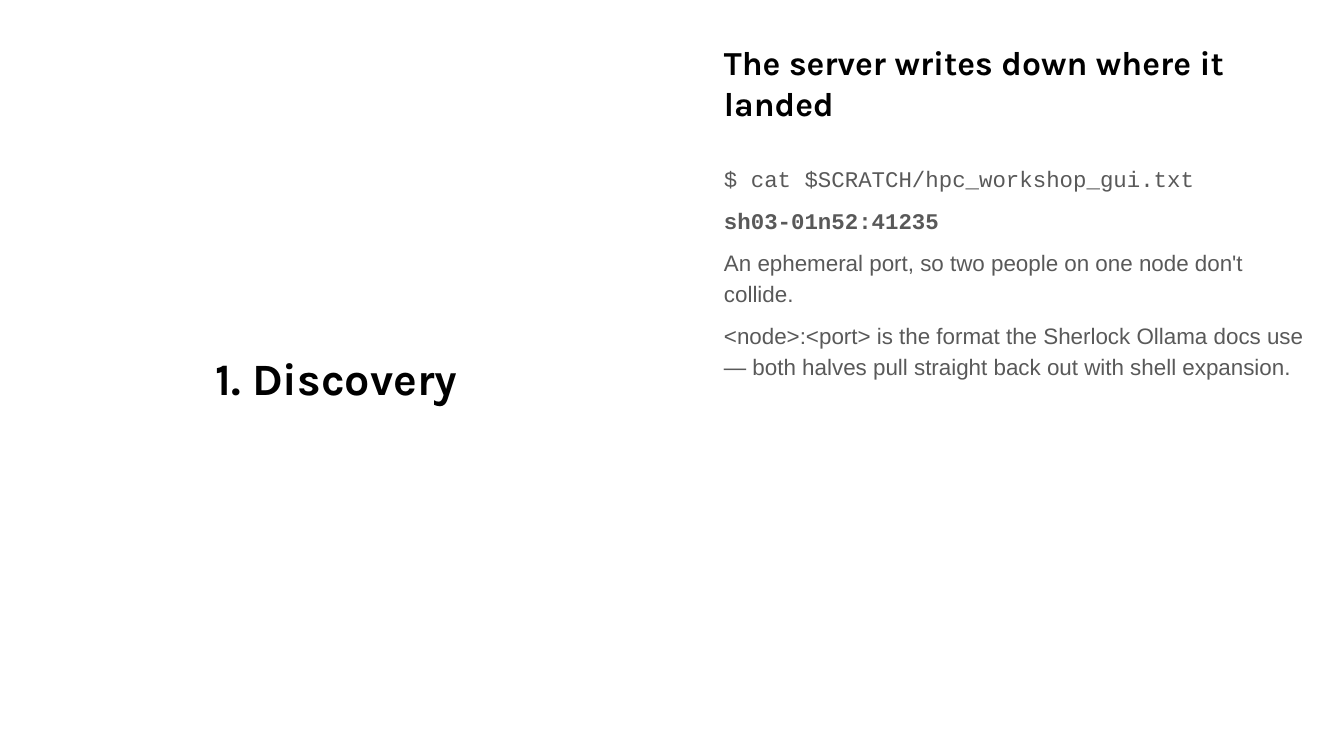
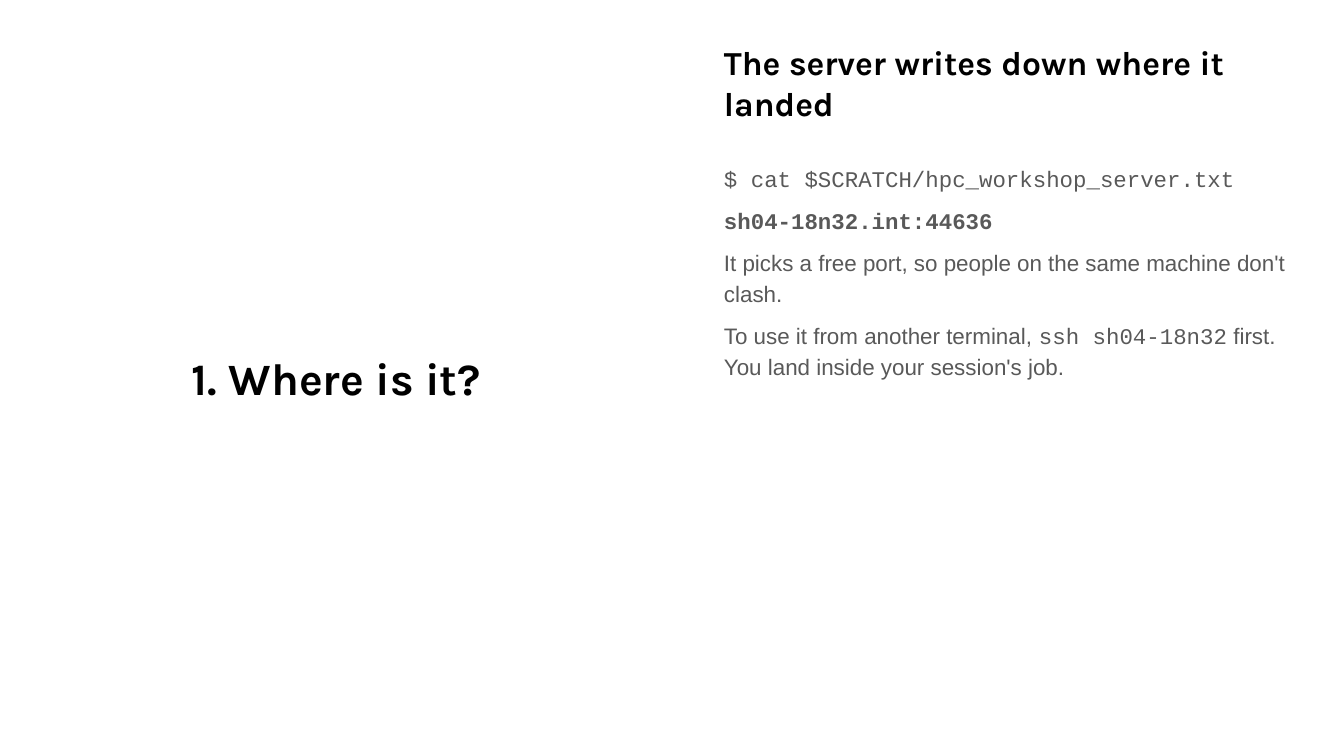
Before and after one commit to stanford-rc/hpc-server-workshop, a slide deck: slide 4 of HPC-Server-Workshop.pptx. Drawn at 1344x756 pixels with LibreOffice and Linux fonts; fonts in the diff are those of the drawing; background and template pictures are left out. Boxes give left, top, right and bottom in pixels: in the first picture for what was removed or moved away, otherwise in the second. Text is boxed around its words. In the diff, an @@ line names an element or a change of style, - is before the commit and + after.

Commit message:
use accurate models and rebuild the slides for the tested process
- Ollama default is gemma3:4b from Sherlock's model library on Oak: the only
  candidate that fit a GPU slice and answered all three test questions
  correctly (llama3.2:3b and phi4-mini each got one wrong)
- the transformers server uses Qwen/Qwen2.5-1.5B-Instruct from the shared
  cache, loaded in half precision, with each prompt sent as a chat message;
  it returns only the reply, so the clients no longer trim the prompt
- Tier 2 README: how to list Sherlock's Ollama models, and a "compare a
  smaller model" exercise using the wrong answers seen in testing
- slides rebuilt from fill.py on the SRC template to match the READMEs:
  sh_dev sessions, address file, token, one-line tunnel, Claude Code module

```diff
--- a/HPC-Server-Workshop.pptx
+++ b/HPC-Server-Workshop.pptx
@@ text at box(724, 171, 1285, 380): text changed @@
-$ cat $SCRATCH/hpc_workshop_gui.txt
-sh03-01n52:41235
-An ephemeral port, so two people on one node don't collide.
-<node>:<port> is the format the Sherlock Ollama docs use — both halves pull straight back out with shell expansion.
+$ cat $SCRATCH/hpc_workshop_server.txt
+sh04-18n32.int:44636
+It picks a free port, so people on the same machine don't clash.
+To use it from another terminal, ssh sh04-18n32 first. You land inside your session's job.
@@ title at box(192, 363, 481, 396): text changed @@
-1. Discovery
+1. Where is it?
```
Also in this commit, not shown: 7 other slides changed, 3 slides added, 3 slides removed, 9 other files.
